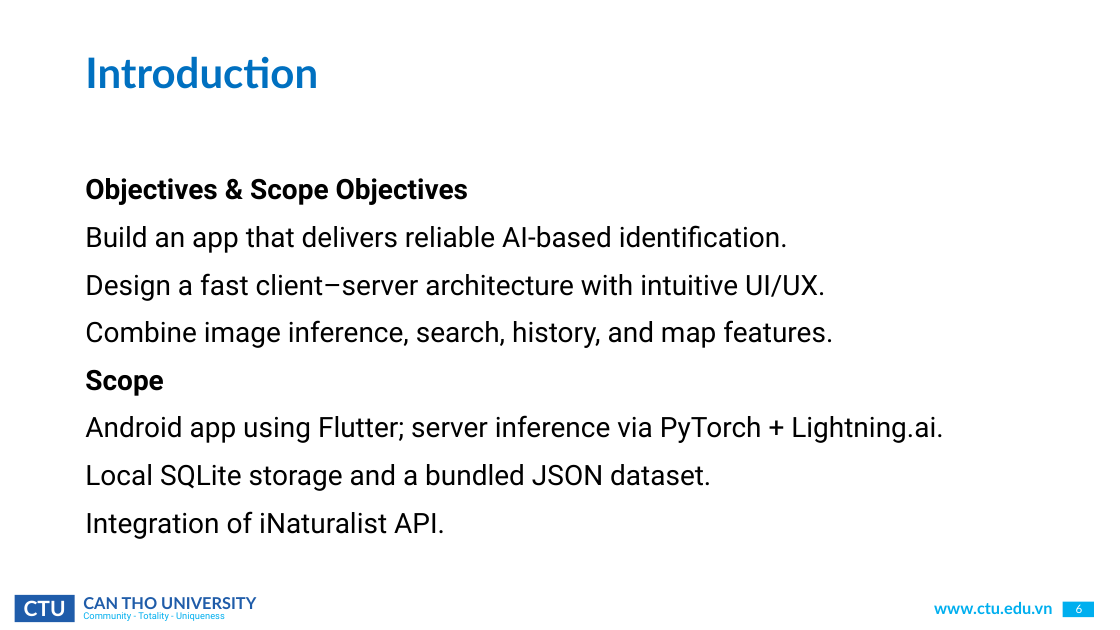
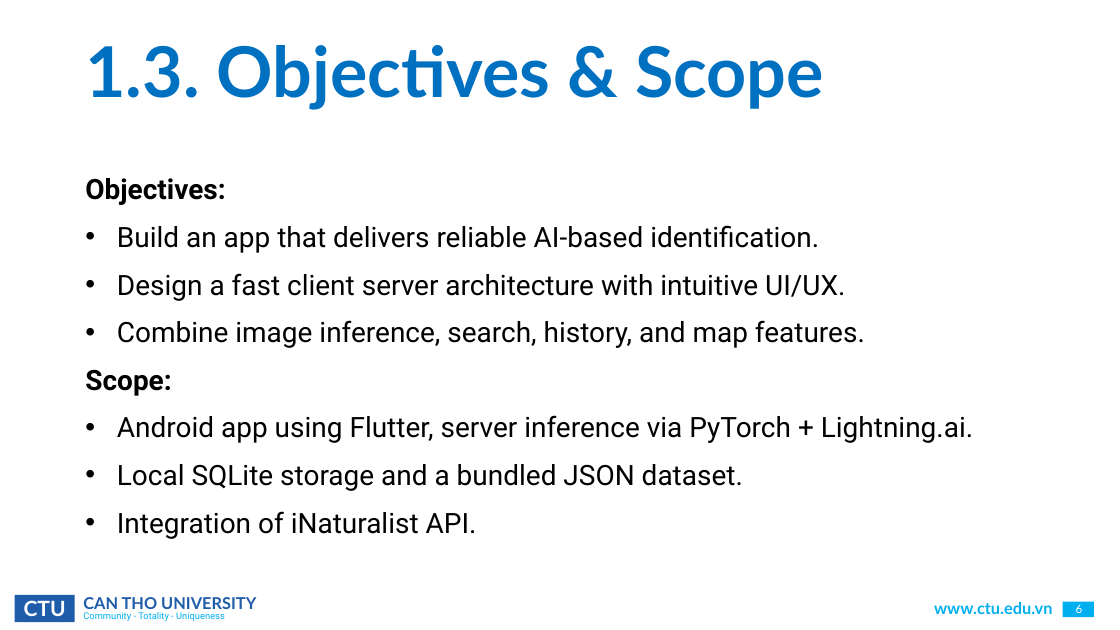
Before and after one commit to CommonHouseCat/fungiscan-mushroom-identifier, a slide deck: slide 6 of Báo cáo/ThesisReport.pptx. Drawn at 1120x630 pixels with LibreOffice and Linux fonts; fonts in the diff are those of the drawing; background and template pictures are left out. Boxes give left, top, right and bottom in pixels: in the first picture for what was removed or moved away, otherwise in the second. Text is boxed around its words. In the diff, an @@ line names an element or a change of style, - is before the commit and + after.

```diff
--- a/Báo cáo/ThesisReport.pptx
+++ b/Báo cáo/ThesisReport.pptx
@@ title at bbox=[85, 45, 824, 110]: text changed; size 36 to 60 pt @@
-Introduction
+1.3. Objectives & Scope
@@ text at bbox=[85, 178, 225, 205]: text changed @@
-Objectives & Scope Objectives
+Objectives:
@@ text at bbox=[117, 225, 865, 539]: bullet none to • @@
@@ text at bbox=[117, 273, 845, 301]: text changed @@
-Design a fast client–server architecture with intuitive UI/UX.
+• Design a fast client server architecture with intuitive UI/UX.
@@ text at bbox=[85, 369, 973, 443]: text changed @@
-Scope
-Android app using Flutter; server inference via PyTorch + Lightning.ai.
+Scope:
+• Android app using Flutter, server inference via PyTorch + Lightning.ai.
```
Also in this commit, not shown: 19 other slides changed, 1 slide added.
